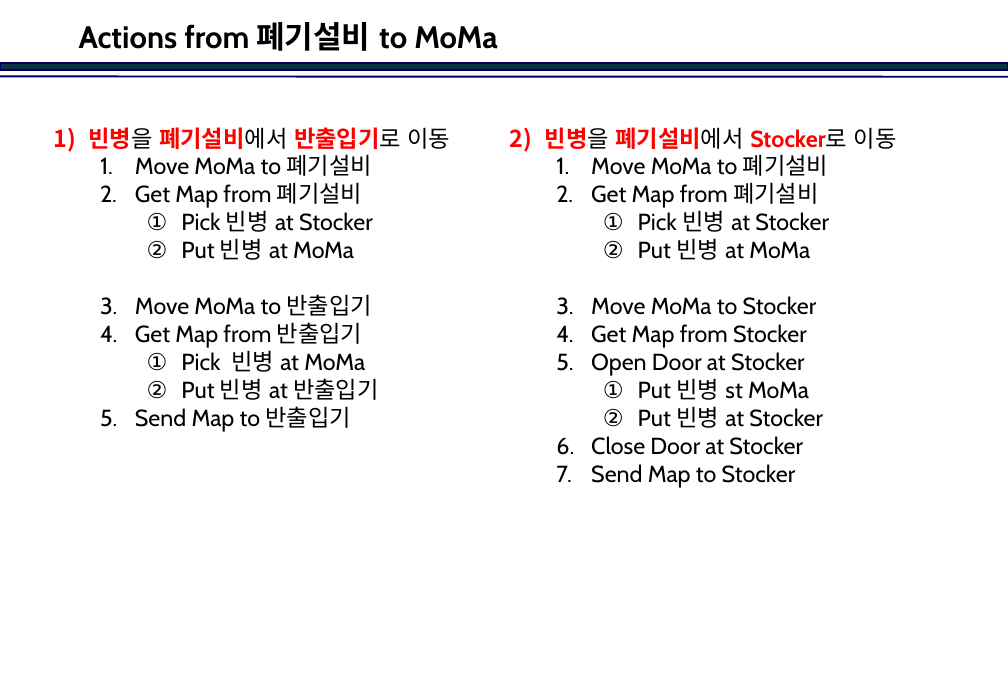
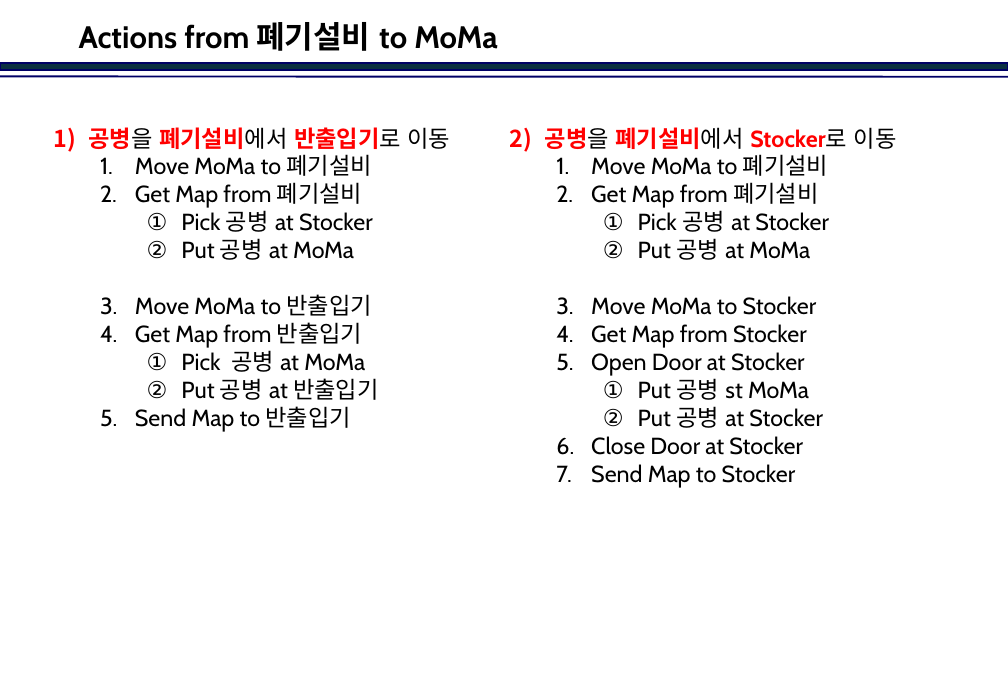
Before and after one commit to jinkabpark/SamickThk_Analysis, a slide deck: slide 24 of 허종원/Travel Scenario.pptx (slide 23 before the commit). Drawn at 1008x698 pixels with LibreOffice and Linux fonts; fonts in the diff are those of the drawing; background and template pictures are left out. Boxes give left, top, right and bottom in pixels: in the first picture for what was removed or moved away, otherwise in the second. Text is boxed around its words. In the diff, an @@ line names an element or a change of style, - is before the commit and + after.

```diff
--- a/허종원/Travel Scenario.pptx
+++ b/허종원/Travel Scenario.pptx
@@ text at <box>88,127,451,149</box>: text changed @@
-1) 빈병을 폐기설비에서 반출입기로 이동
+1) 공병을 폐기설비에서 반출입기로 이동
@@ text at <box>545,127,897,149</box>: text changed @@
-2) 빈병을 폐기설비에서 Stocker로 이동
+2) 공병을 폐기설비에서 Stocker로 이동
@@ text at <box>181,210,373,260</box>: text changed @@
-    1. Pick 빈병 at Stocker
-    2. Put 빈병 at MoMa
+    1. Pick 공병 at Stocker
+    2. Put 공병 at MoMa
@@ text at <box>638,210,829,260</box>: text changed @@
-    1. Pick 빈병 at Stocker
-    2. Put 빈병 at MoMa
+    1. Pick 공병 at Stocker
+    2. Put 공병 at MoMa
@@ text at <box>181,350,379,400</box>: text changed @@
-    1. Pick 빈병 at MoMa
-    2. Put 빈병 at 반출입기
+    1. Pick 공병 at MoMa
+    2. Put 공병 at 반출입기
@@ text at <box>638,378,823,428</box>: text changed @@
-    1. Put 빈병 st MoMa
-    2. Put 빈병 at Stocker
+    1. Put 공병 st MoMa
+    2. Put 공병 at Stocker
```
Also in this commit, not shown: 17 other slides changed, 2 slides added, 1 slide removed.
